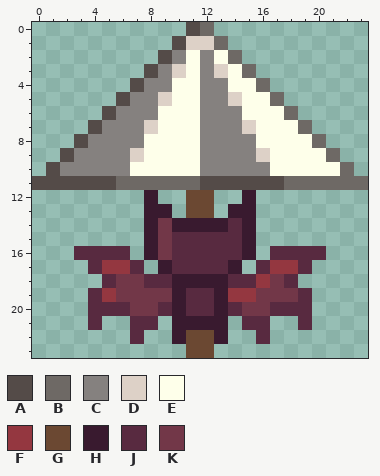
Pixel-art sprite -- Assets/Textures/bat.png. That is the earlier state.
The file is 24x24 pixels.
Palette (. is transparent): A #544b48  B #6e6965  C #85817f  D #ddd1c7  E #feffea  F #943740  G #6b4832  H #391a2f  J #582a40  K #723748
The same view after the edit:
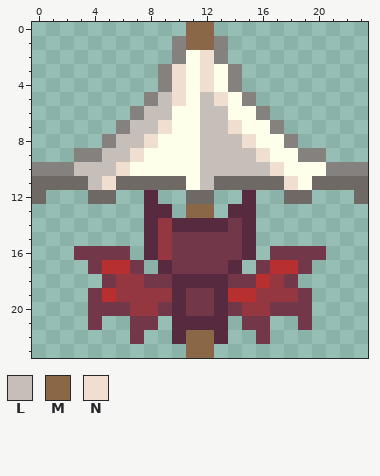
Colours new in this view: L #c6bfb9  M #896747  N #f0dfd1
Changes in this commit:
colour F: #943740 -> #b72f2f
colour H: #391a2f -> #582a40
colour J: #582a40 -> #723748
colour K: #723748 -> #943740
y 0: x 11..12 AB -> MM
y 1: x 10..13 ADDB -> CMMC
y 2: x 9 A -> .; x 12..14 CEB -> NC.
y 3: x 8 A -> .; x 10 D -> N; x 12..15 CDEB -> NEC.
y 4: x 7..8 AC -> ..; x 10 E -> N; x 12..16 CCEEB -> NEC..
y 5: x 6..7 AC -> ..; x 9..10 DE -> LN; x 12..17 CCDEEB -> LNEC..
y 6: x 5..6 AC -> ..; x 8..9 CE -> LL; x 12..14 CCC -> LLE; x 16..18 EEB -> C..
y 7: x 4..5 AC -> ..; x 7..9 CDE -> LLN; x 12..15 CCCD -> LLNE; x 17..19 EEB -> C..
y 8: x 3..4 AC -> ..; x 6..8 CCE -> LLN; x 12..15 CCCC -> LLLN; x 18..20 EEB -> C..
y 9: x 2 A -> .; x 5..7 CCD -> LLN; x 12..16 CCCCD -> LLLLN; x 19..21 EEB -> CC.
y 10: x 0..1 .A -> CC; x 3..6 CCCC -> LLLN; x 12..17 CCCCCE -> LLLLLN; x 21..23 EB. -> CCC
y 11: x 0..5 AAAAAA -> BBBBLN; x 11..19 BAAAAAABB -> ELBBBBBNE
y 12: x 0 . -> B; x 4..5 .. -> BB; x 11..12 GG -> BB; x 18..19 .. -> BB; x 23 . -> B
y 13: x 11..12 GG -> MM
y 22..23: x 11..12 GG -> MM
Changed places in both pictures, as pixel boxes (x1, y1, x2, y2):
changed: (32, 22, 368, 358)
